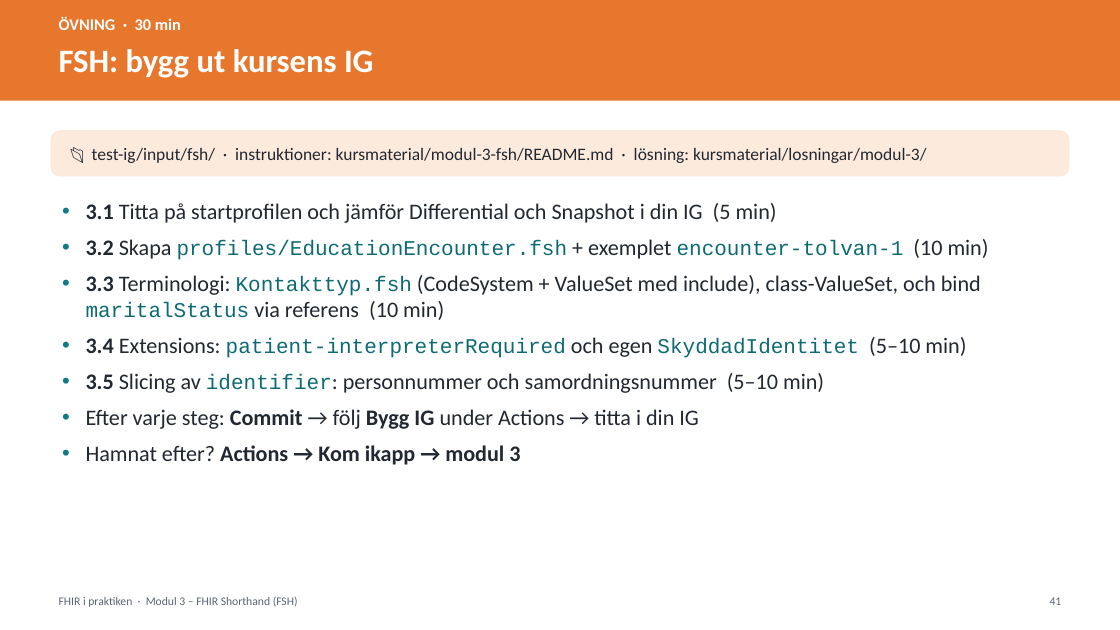
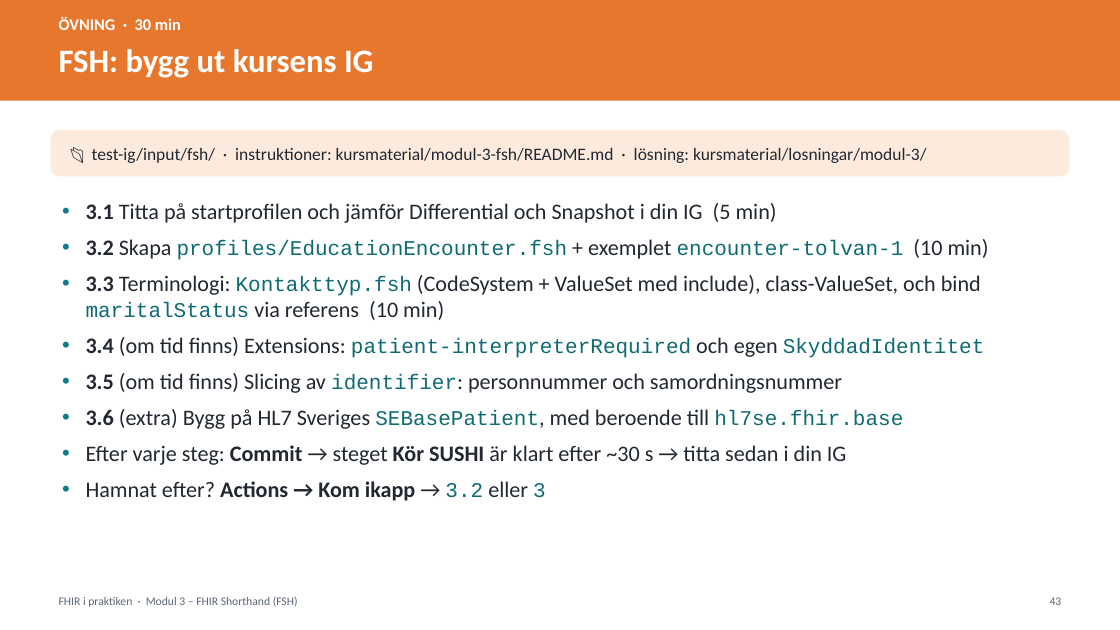
Before and after one commit to oskthu2/fhireducation, a slide deck: slide 43 of presentation/FHIR-utbildning.pptx (slide 41 before the commit). Drawn at 1120x630 pixels with LibreOffice and Linux fonts; fonts in the diff are those of the drawing. Boxes give left, top, right and bottom in pixels: in the first picture for what was removed or moved away, otherwise in the second. Text is boxed around its words. In the diff, an @@ line names an element or a change of style, - is before the commit and + after.

```diff
--- a/presentation/FHIR-utbildning.pptx
+++ b/presentation/FHIR-utbildning.pptx
@@ text at [86, 337, 985, 501]: text changed @@
-• 3.4 Extensions: patient-interpreterRequired och egen SkyddadIdentitet (5–10 min)
-• 3.5 Slicing av identifier: personnummer och samordningsnummer (5–10 min)
-• Efter varje steg: Commit → följ Bygg IG under Actions → titta i din IG
-• Hamnat efter? Actions → Kom ikapp → modul 3
+• 3.4 (om tid finns) Extensions: patient-interpreterRequired och egen SkyddadIdentitet
+• 3.5 (om tid finns) Slicing av identifier: personnummer och samordningsnummer
+• 3.6 (extra) Bygg på HL7 Sveriges SEBasePatient, med beroende till hl7se.fhir.base
+• Efter varje steg: Commit → steget Kör SUSHI är klart efter ~30 s → titta sedan i din IG
+• Hamnat efter? Actions → Kom ikapp → 3.2 eller 3
@@ text at [1050, 597, 1062, 605]: text changed @@
-41
+43
```
Also in this commit, not shown: 49 other slides changed, 6 slides added, 12 other files.
